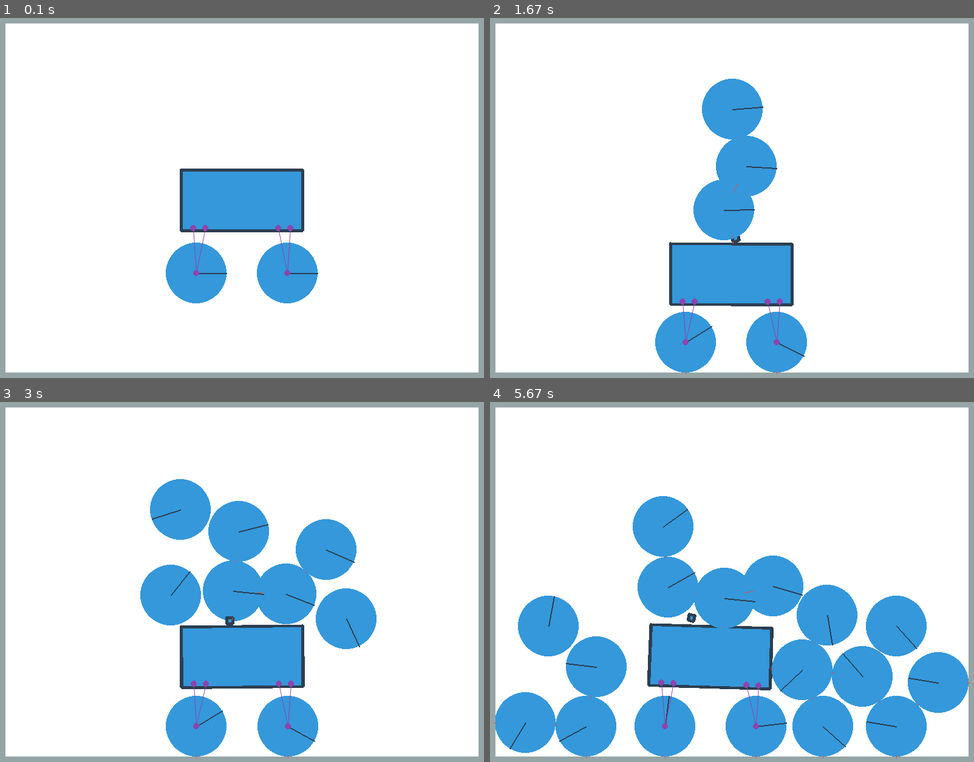
Above: before the commit, frames 1-4 (two rows, left to right).
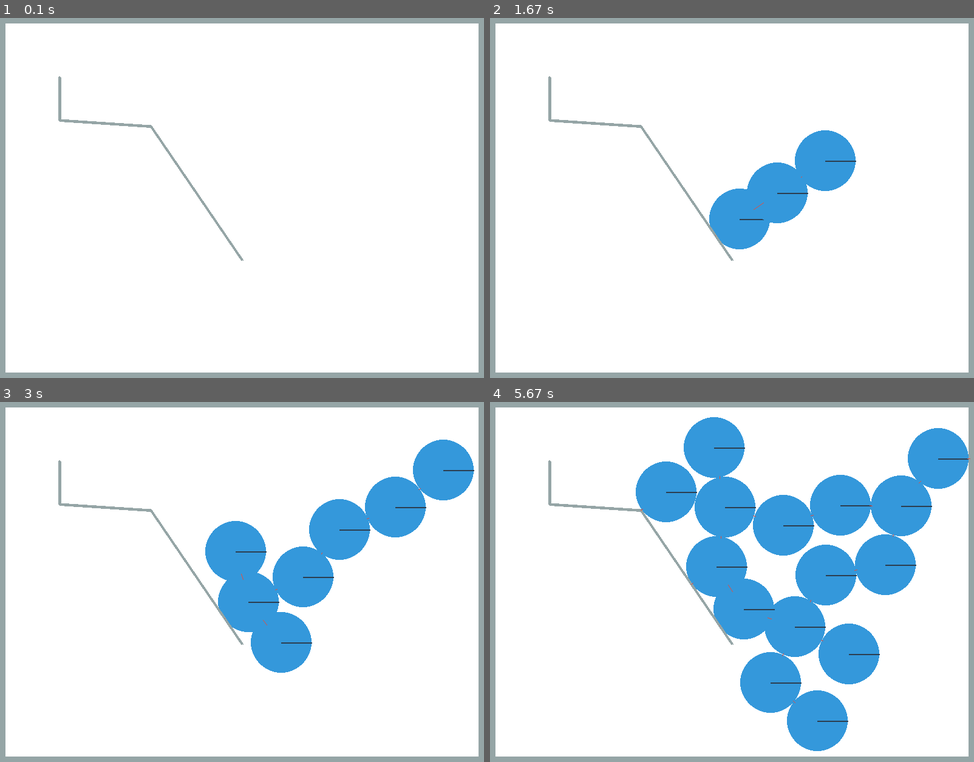
Above: after the commit, the same moments.

Repository: Filbert-code/Python-Pymunk-Vehicle-Simulator
Game: pygame game, started from Pymunk Tests/PhysiscsSim.py
Two runs of this game, one before a commit and one after it. Both use one fixed random seed, a clock stepped at 60 frames per second and the inputs below.
Inputs (mouse positions are in pixels of both pictures, inside the frame that each line leads up to):
- Up to frame 1 (0.1 s): no input
- Up to frame 2 (1.67 s): right-click (732, 223) at 0.38 s; press the mouse at (732, 223) at 0.7 s; move the mouse to (659, 183) at 0.8 s; release the mouse at (581, 144) at 0.93 s; press the mouse at (732, 223) at 1.03 s; move the mouse to (765, 147) at 1.13 s; release the mouse at (804, 72) at 1.27 s; press the mouse at (732, 223) at 1.37 s; move the mouse to (761, 226) at 1.47 s; release the mouse at (790, 230) at 1.6 s
- Up to frame 3 (3 s): press the mouse at (242, 607) at 1.7 s; move the mouse to (183, 560) at 1.8 s; release the mouse at (125, 510) at 1.93 s; press the mouse at (242, 607) at 2.03 s; move the mouse to (232, 643) at 2.13 s; release the mouse at (217, 679) at 2.27 s; press the mouse at (242, 607) at 2.37 s; move the mouse to (242, 618) at 2.47 s; release the mouse at (242, 628) at 2.6 s; press the mouse at (242, 607) at 2.7 s; move the mouse to (304, 621) at 2.8 s; release the mouse at (367, 639) at 2.93 s
- Up to frame 4 (5.67 s): press the mouse at (732, 607) at 3.03 s; move the mouse to (693, 535) at 3.13 s; release the mouse at (654, 463) at 3.27 s; press the mouse at (732, 607) at 3.37 s; move the mouse to (794, 578) at 3.47 s; release the mouse at (857, 549) at 3.6 s; press the mouse at (732, 607) at 3.7 s; move the mouse to (809, 589) at 3.8 s; release the mouse at (882, 574) at 3.93 s; press the mouse at (732, 607) at 4.03 s; move the mouse to (654, 614) at 4.13 s; release the mouse at (572, 618) at 4.27 s; press the mouse at (732, 607) at 4.37 s; move the mouse to (654, 571) at 4.47 s; release the mouse at (577, 535) at 4.6 s; press the mouse at (732, 607) at 4.7 s; move the mouse to (659, 535) at 4.8 s; release the mouse at (581, 459) at 4.93 s; press the mouse at (732, 607) at 5.03 s; move the mouse to (741, 585) at 5.13 s; release the mouse at (751, 567) at 5.27 s; press the mouse at (732, 607) at 5.37 s; move the mouse to (664, 614) at 5.47 s; release the mouse at (596, 621) at 5.6 s

The runs differ from the first frame. In frame 1, 8.2% of the frame differs, in the area x 12-66%, y 16-80%; in frame 2, 15%; in frame 3, 19%; in frame 4, 42%, in the area x 0-100%, y 4-99%.

Commit message:
Testing new car features

Diff:
--- a/Pymunk Tests/PhysiscsSim.py
+++ b/Pymunk Tests/PhysiscsSim.py
@@ -20,7 +20,7 @@
 
         # pymunk space
         self._space = pm.Space()
-        self._space.gravity = (0, 900.0)
+        self._space.gravity = (0, 0.0)
         # enables pymunk's debug draw mode for pygame
         self._draw_options = pymunk.pygame_util.DrawOptions(self._screen)
 
@@ -38,10 +38,16 @@
 
         self._polys = []
         self._wheels = []
-        self._car_wheels = []
+        self._car_bodies = []
+        # bodies of road segments
+        self._wall_bodies = []
+        self._bullets = []
+
+        self._add_bouncy_walls()
 
         # self._create_pinjoint()
-        self._create_car()
+        # self._create_car()
+        # self._create_road()
 
         # Execution control
         self._running = True
@@ -64,6 +70,7 @@
         Updates the states of all objects and the screen
         :return:
         """
+        # self._move_road()
 
     def _draw(self):
         """
@@ -101,11 +108,12 @@
             # process right-mouse click events
             elif event.type == pg.MOUSEBUTTONDOWN and pg.mouse.get_pressed(3)[2]:
                 m_pos = pg.mouse.get_pos()
-                self._create_poly(m_pos[0], m_pos[1], 10, 10)
+                # self._create_poly(m_pos[0], m_pos[1], 10, 10)
+                self._create_bullet(m_pos[0], m_pos[1])
             elif event.type == pg.KEYDOWN and event.key == pg.K_d:
-                self._car_wheels[0].apply_force_at_world_point((100000, 0), (0, 0))
+                self._car_bodies[0].apply_force_at_world_point((100000, 0), (0, 0))
             elif event.type == pg.KEYDOWN and event.key == pg.K_a:
-                self._car_wheels[0].apply_force_at_world_point((-100000, 0), (0, 0))
+                self._car_bodies[0].apply_force_at_world_point((-100000, 0), (0, 0))
 
         # rapid fire
         # if pg.mouse.get_pressed(3)[0]:
@@ -162,6 +170,54 @@
         self._space.add(*static_lines)
         for line in pg_lines:
             self._static_barriers.append(line)
+
+    def _add_bouncy_walls(self):
+        vs = ((100, 100), (100, 170)), ((100, 170), (250, 180)), ((250, 180), (400, 400))
+        self._create_walls(*vs, radius=2)
+
+    def _create_walls(self, *vertices, radius):
+        """
+        Creates walls using static Segments
+        :param vertices: a comp. list of vertices
+        :param radius: the radius of the walls
+        :return: a list of pymunk Segment objects corresponding to the walls
+        """
+        static_body = pm.Body(body_type=pm.Body.STATIC)
+        static_lines = []
+        for v in vertices:
+            static_lines.append(pymunk.Segment(static_body, v[0], v[1], radius))
+
+        for line in static_lines:
+            line.elasticity = 0.95
+            line.friction = 0.9
+        self._space.add(static_body)
+        self._space.add(*static_lines)
+        for line in static_lines:
+            self._wall_bodies.append(line)
+
+        return static_lines
+
+    def _create_bullet(self, x_pos, y_pos):
+        mass = 2
+        radius = 5
+        inertia = pm.moment_for_circle(mass, 0, radius)
+        body = pm.Body(mass, inertia)
+        body.position = x_pos, y_pos
+        body.apply_impulse_at_local_point((3000, 0), (0, 0))
+        shape = pm.Circle(body, radius)
+        shape.elasticity = 1
+        shape.friction = 0.9
+        self._space.add(body, shape)
+        self._bullets.append(shape)
+
+    # def _move_road(self):
+    #     if self._car_bodies[2].position[0] > constants.WIDTH/2:
+    #         for road_seg in self._road_bodies:
+    #             road_seg.body.position = pm.Vec2d(road_seg.body.position[0]-1, road_seg.body.position[1])
+
+    # def _move_car(self):
+    #     if self._car_bodies[2].position[0] > constants.WIDTH / 2:
+    #         self._car_bodies[2].position[0] = constants.WIDTH / 2
 
     def _create_poly(self, x_pos, y_pos, w, h):
         # create vertices
@@ -222,7 +278,7 @@
         self._space.add(cb_support)
         self._space.add(car_front_wheel_constraint)
         self._space.add(cf_support)
-        self._car_wheels = back_wheel, front_wheel
+        self._car_bodies = back_wheel, front_wheel, car_body
 
 
 if __name__ == "__main__":
--- /dev/null
+++ b/Pymunk Tests/drawing_tool.py
@@ -0,0 +1,35 @@
+import constants
+import pygame as pg
+from PhysiscsSim import PhysicsSim
+
+# pymunk imports
+import pymunk as pm
+import pymunk.pygame_util
+
+
+def _create_walls(space, wall_bodies, *vertices, radius):
+    """
+    Creates walls using static Segments
+    :param vertices: a comp. list of vertices
+    :param radius: the radius of the walls
+    :return: a list of pymunk Segment objects corresponding to the walls
+    """
+    static_body = pm.Body(body_type=pm.Body.STATIC)
+    static_lines = []
+    for v in vertices:
+        static_lines.append(pymunk.Segment(static_body, v[0], v[1], radius))
+
+    for line in static_lines:
+        line.elasticity = 0.95
+        line.friction = 0.9
+    space.add(static_body)
+    space.add(*static_lines)
+    for line in static_lines:
+        wall_bodies.append(line)
+
+    return static_lines
+
+
+class DrawTool:
+    def __init__(self):
+        pass
